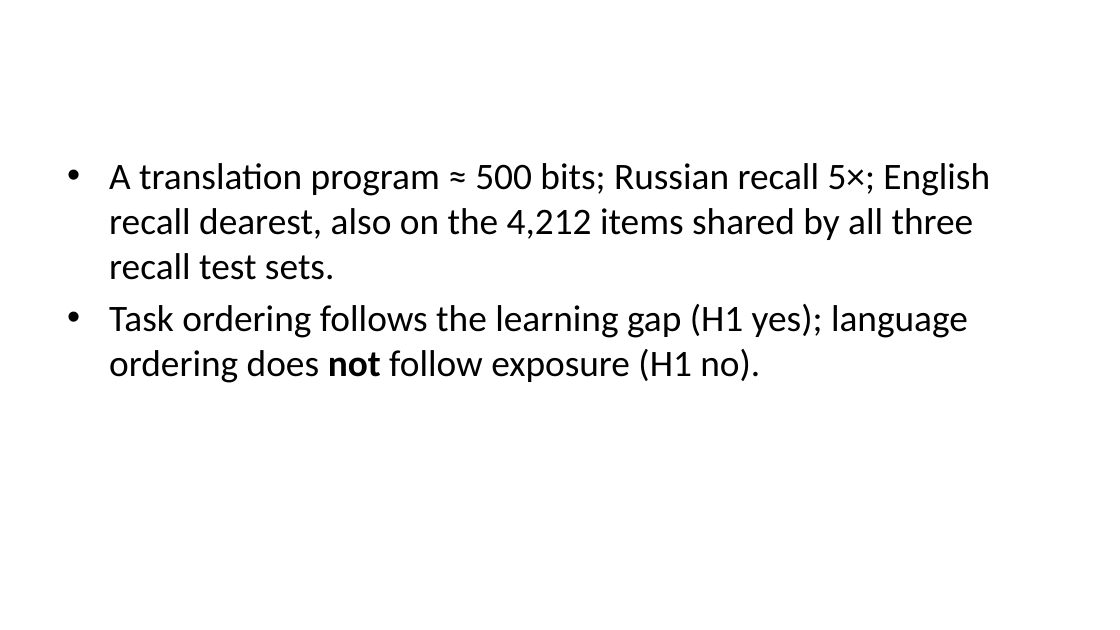
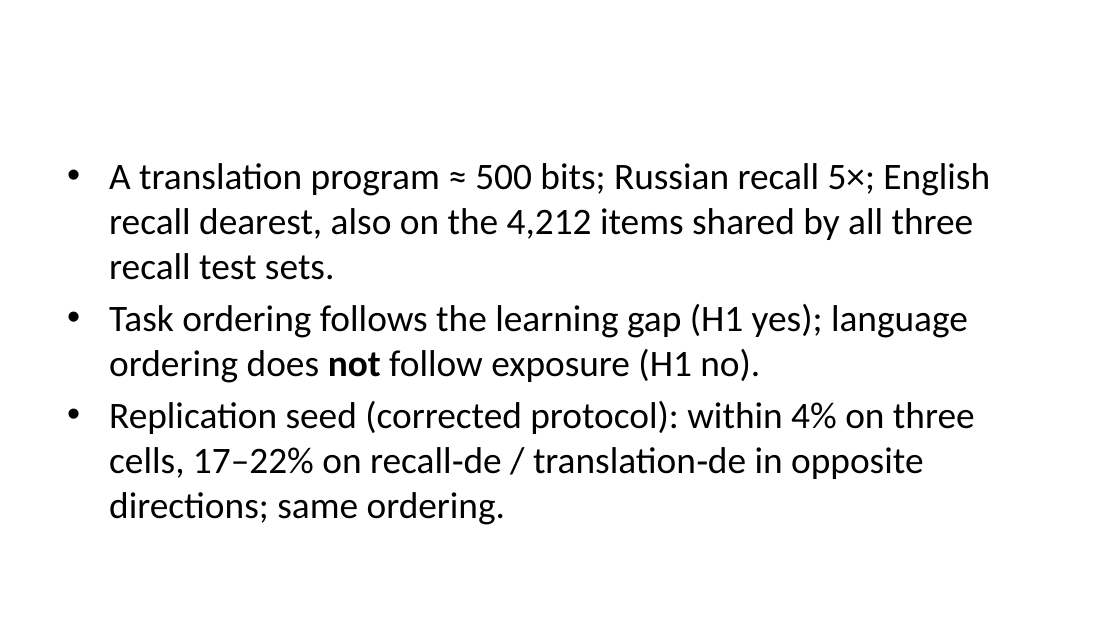
Before and after one commit to sirotenkogeorgii/prefix-programs, a slide deck: slide 7 of slides/slides.pptx. Drawn at 1120x630 pixels with LibreOffice and Linux fonts; fonts in the diff are those of the drawing. Boxes give left, top, right and bottom in pixels: in the first picture for what was removed or moved away, otherwise in the second. Text is boxed around its words. In the diff, an @@ line names an element or a change of style, - is before the commit and + after.

```diff
--- a/slides/slides.pptx
+++ b/slides/slides.pptx
@@ text at <box>109,401,975,525</box>: paragraph added @@
+• Replication seed (corrected protocol): within 4% on three cells, 17–22% on recall‑de / translation‑de in opposite directions; same ordering.
```
Also in this commit, not shown: 13 other files.
